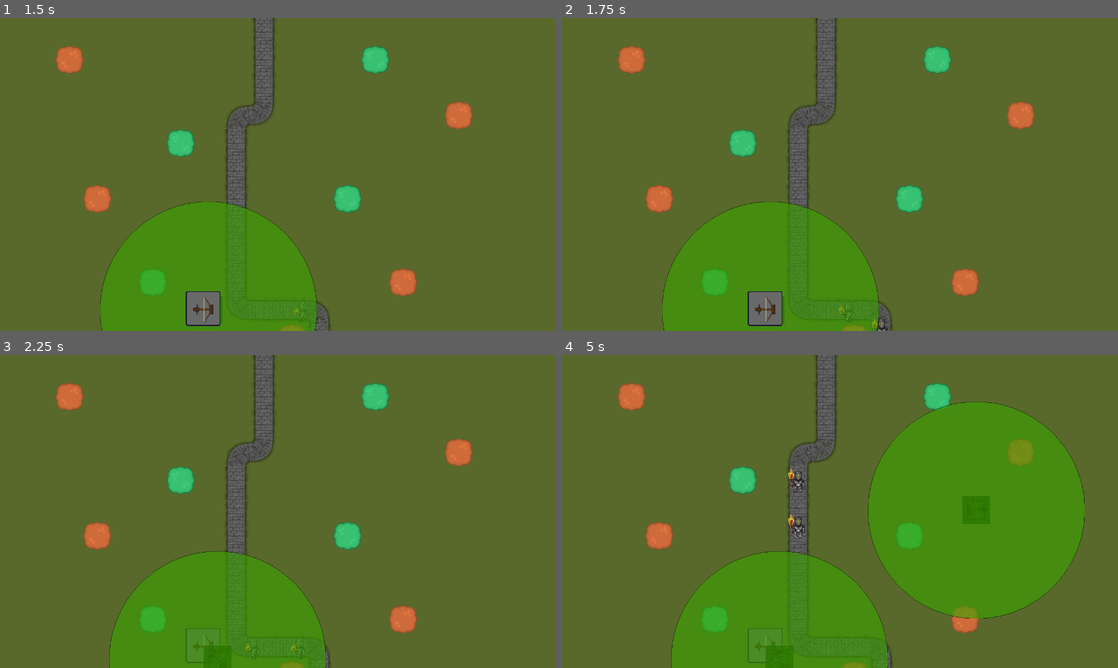
Above: before the commit, frames 1-4 (two rows, left to right).
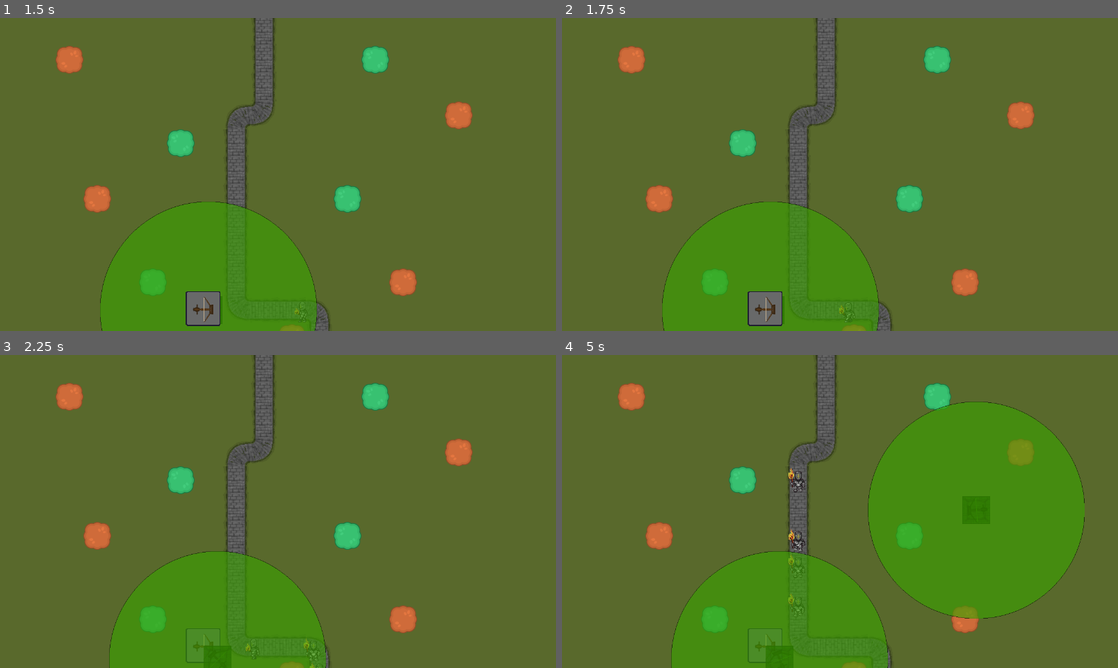
Above: after the commit, the same moments.

Repository: ld-51-game-jam/LD51-TD
Game: Godot game, scene res://src/start_menu/StartScene.tscn
The game is run twice, just before and just after one commit, with the same random seed, the same clock (stepped at 60 frames per second) and the same inputs.
Inputs (mouse positions are in pixels of both pictures, inside the frame that each line leads up to):
- Up to frame 1 (1.5 s): click "Start" at 0.5 s; click (205, 309) at 1.25 s
- Up to frame 2 (1.75 s): no input
- Up to frame 3 (2.25 s): click (205, 646) at 2 s
- Up to frame 4 (5 s): click (767, 646) at 2.75 s; tap Enter (ui_accept) at 3.5, 3.77, 4.52 s; move the mouse to (962, 495) at 3.52 s; move the mouse to (728, 527) at 4.27 s

Frame 1 is identical in both runs. In frame 2, less than 0.1% of the frame differs, in the area x 55-59%, y 96-100%; in frame 3, less than 0.1%; in frame 4, 0.3%, in the area x 40-44%, y 50-83%.
Error in both runs: Invalid set index 'rect_position' (on base: 'null instance') with value of type 'Vector2'. (res://src/levels/UI.gd:27)

Commit message:
Small update to wave_data

Diff:
--- a/src/base/Helpers.gd
+++ b/src/base/Helpers.gd
@@ -10,6 +10,7 @@
 var build_type: String
 var current_wave: int = 0
 var enemies_in_wave: int = 0
+var wave_data: Array
 
 
 # Called when the node enters the scene tree for the first time.
@@ -75,17 +76,13 @@
 		# update gold
 
 func start_next_wave() -> void:
-	var wave_data = retrieve_wave_data()
-	yield(get_tree().create_timer(0.2),"timeout")
-	spawn_enemies(wave_data)
-
-func retrieve_wave_data():
-	var wave_data = [["Enemy", 0.7], ["Enemy", 0.1]]
 	current_wave += 1
 	enemies_in_wave = wave_data.size()
-	return wave_data
+	yield(get_tree().create_timer(0.2),"timeout")
+	spawn_enemies()
 
-func spawn_enemies(wave_data: Array) -> void:
+
+func spawn_enemies() -> void:
 	for i in wave_data:
 		var new_enemy = load("res://src/enemies/" + i[0] + ".tscn").instance()
 		print(map_node)
--- a/src/levels/LevelOne.gd
+++ b/src/levels/LevelOne.gd
@@ -1 +1,4 @@
 extends EnemySpawner
+
+func _ready():
+	wave_data = [["Enemy", 0.9], ["Enemy", 0.4],["Enemy", 0.6], ["Enemy", 0.1]]
--- a/src/start_menu/StartScene.gd
+++ b/src/start_menu/StartScene.gd
@@ -1,4 +1,7 @@
 extends EnemySpawner
+
+func _ready():
+	wave_data = [["Enemy", 0.9],["Enemy", 0.8],["Enemy", 0.7],["Enemy", 0.6],["Enemy", 0.5],["Enemy", 0.4],["Enemy", 0.3],["Enemy", 0.2],["Enemy", 0.1]]
 
 func _on_QuitButton_pressed() -> void:
 	get_tree().quit()
